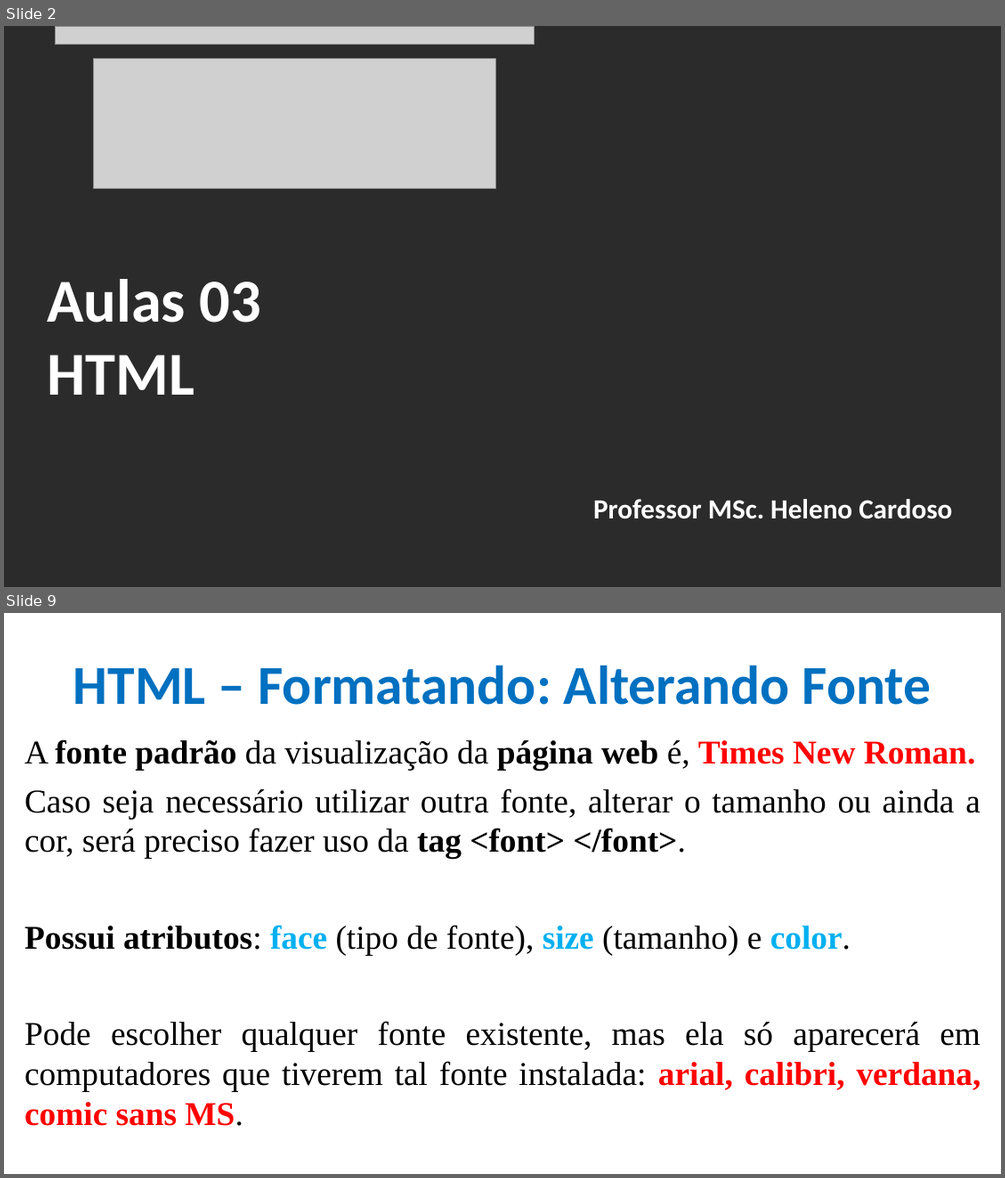
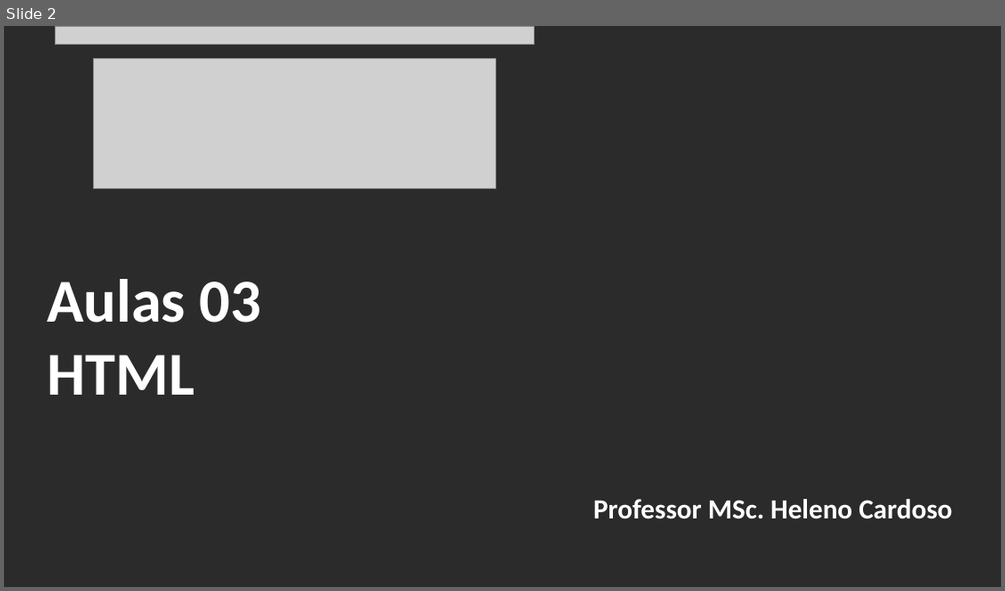
Before and after one commit to CloudEducationBrazil/WydenDesenvolvimentoWebJAVA, a slide deck: 01 Classes/frontend/Aula 03 Desenvolvimento de Software Java - HTML.pptx. Shown one above the other, each under a label of ours: slides 2 and 9 before the commit, slide 2 after it; the slides between them are not shown. The pictures are 1005x1178 and 1005x591 pixels, drawn with LibreOffice and Linux fonts; fonts in the diff are those of the drawing; grey boxes stand for pictures; background and template pictures are left out; a plain dark background stands for a picture behind light text. Boxes give left, top, right and bottom in pixels: in the first picture for what was removed or moved away, otherwise in the second. Text is boxed around its words. In the diff, an @@ line names an element or a change of style, - is before the commit and + after.

```diff
--- a/01 Classes/frontend/Aula 03 Desenvolvimento de Software Java - HTML.pptx
+++ b/01 Classes/frontend/Aula 03 Desenvolvimento de Software Java - HTML.pptx
@@ slide 9 removed at <box>4,613,1001,1174</box>, background picture (left out) @@
@@ title removed at <box>73,665,931,705</box> @@
-HTML – Formatando: Alterando Fonte
@@ text removed at <box>24,739,981,1126</box> @@
-A fonte padrão da visualização da página web é, Times New Roman.
-Caso seja necessário utilizar outra fonte, alterar o tamanho ou ainda a cor, será preciso fazer uso da tag <font> </font>.
-Possui atributos: face (tipo de fonte), size (tamanho) e color.
-Pode escolher qualquer fonte existente, mas ela só aparecerá em computadores que tiverem tal fonte instalada: arial, calibri, verdana, comic sans MS.
```
Also in this commit, not shown: 2 slides changed, 48 slides added, 24 other slides removed, 38 other files.
